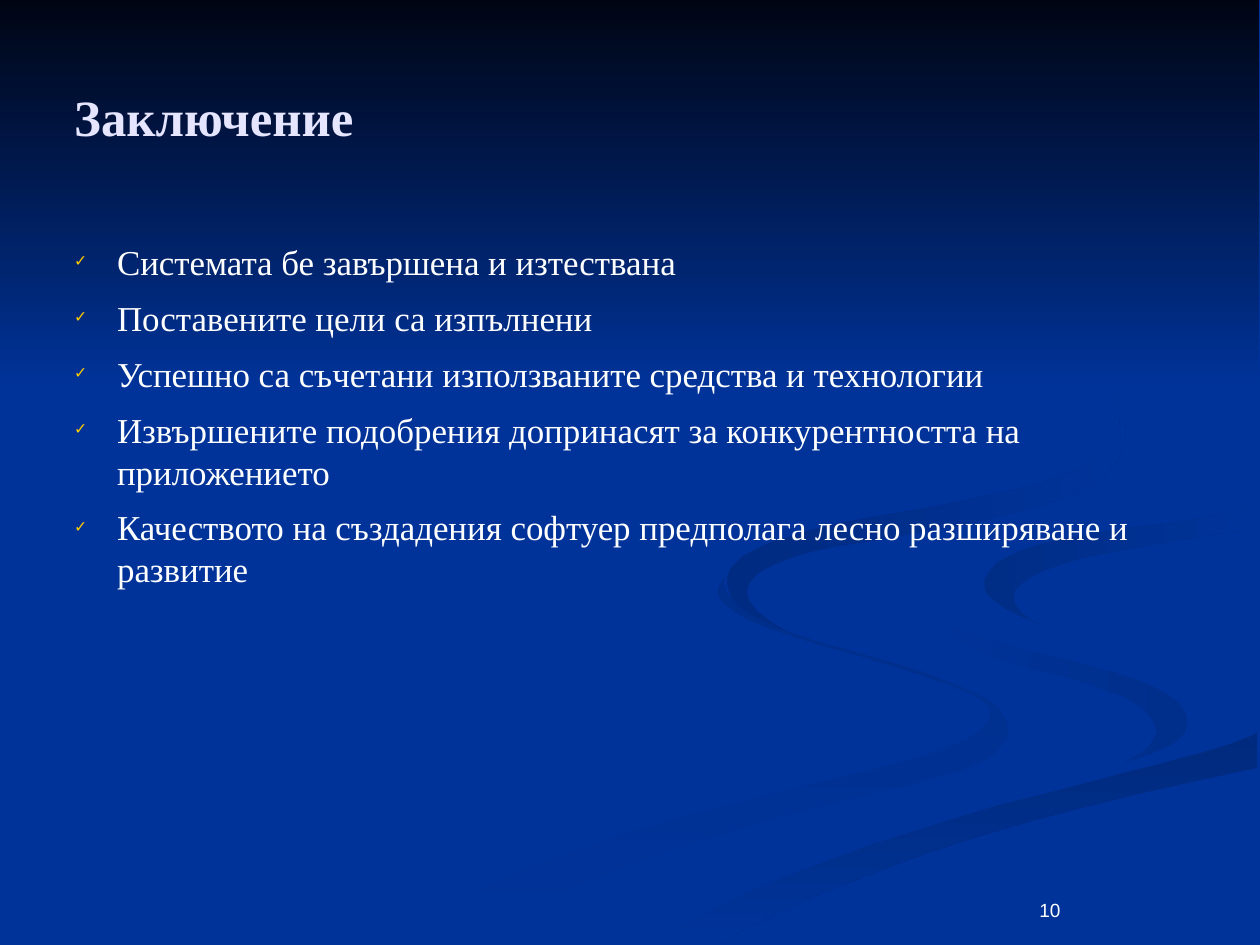
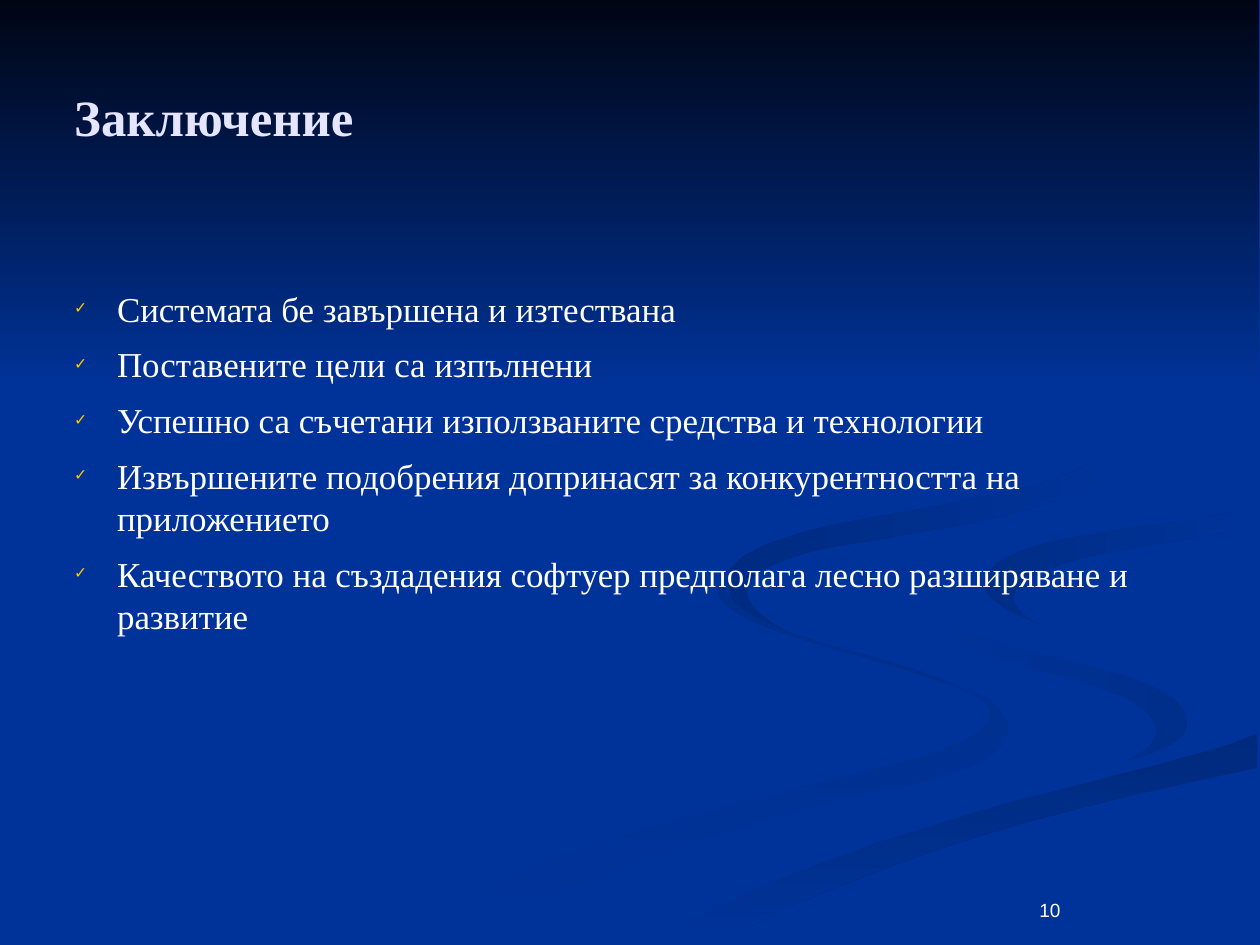
Before and after one commit to aasenov/ultimate-speaker, a slide deck: slide 10 of docs/Diplomna.odp. Drawn at 1260x945 pixels with LibreOffice and Linux fonts; fonts in the diff are those of the drawing. Boxes give left, top, right and bottom in pixels: in the first picture for what was removed or moved away, otherwise in the second. Text is boxed around its words. In the diff, an @@ line names an element or a change of style, - is before the commit and + after.

```diff
--- a/docs/Diplomna.odp
+++ b/docs/Diplomna.odp
@@ text "Системата бе завършена и изтествана": place and size @@
-text "Системата бе завършена и изтествана" at (117,250,1128,590)
+text "Системата бе завършена и изтествана" at (117,297,1128,636)
```
Also in this commit, not shown: 6 other slides changed.
